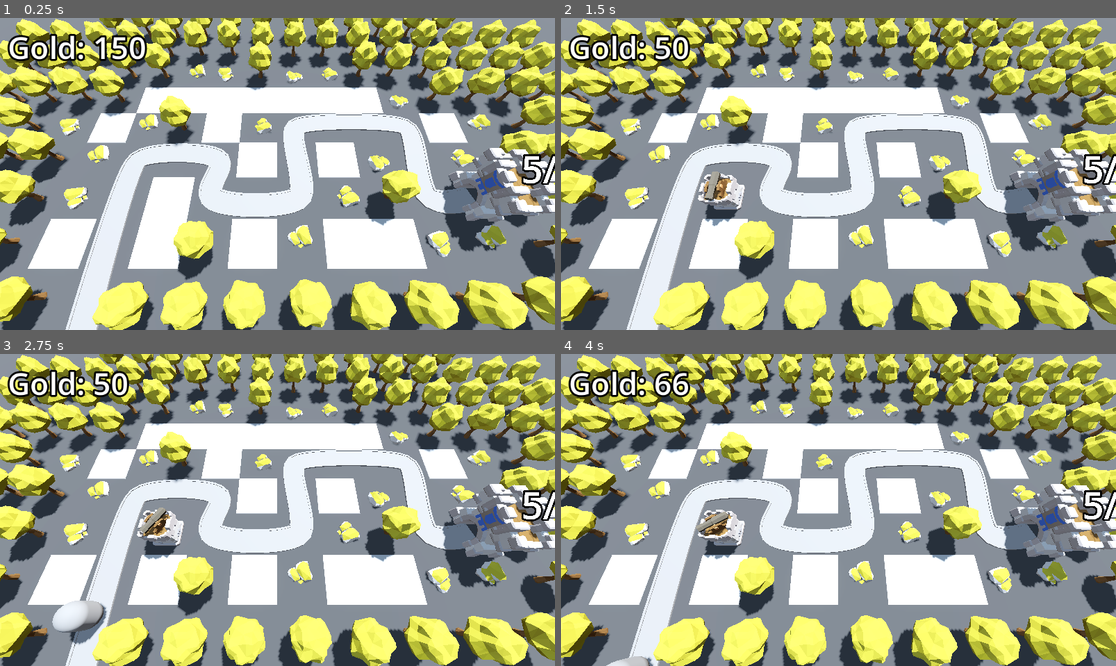
Above: before the commit, frames 1-4 (two rows, left to right).
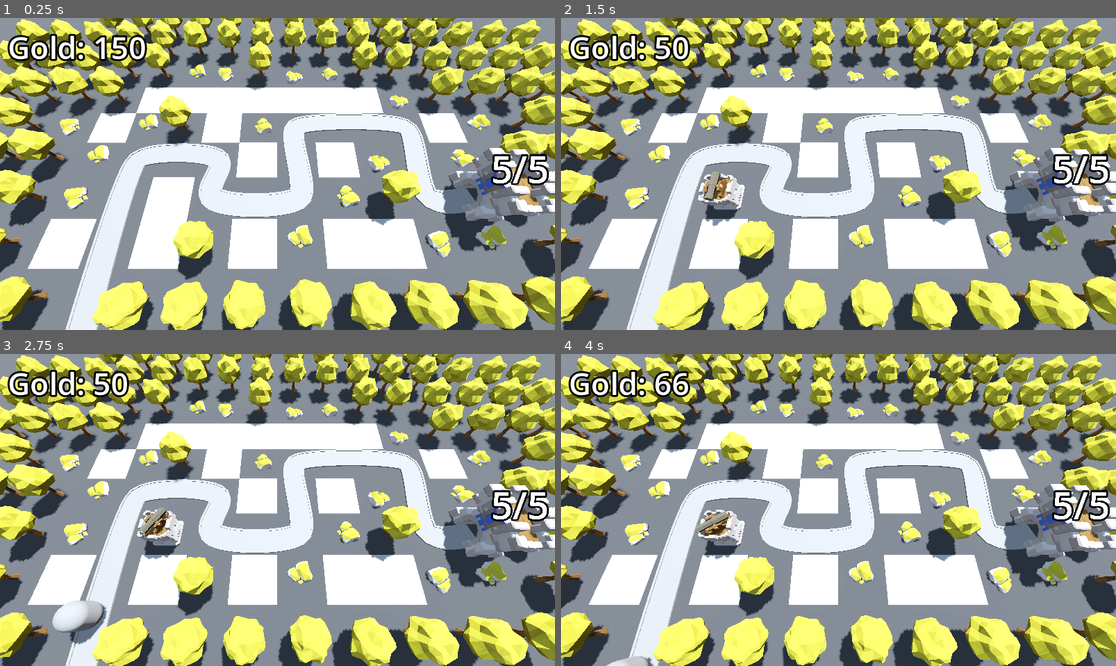
Above: after the commit, the same moments.

Repository: SugarF0x/barblast-3d
Game: Godot game, scene res://BaseLevel.tscn
The game is run twice, just before and just after one commit, with the same random seed, the same clock (stepped at 60 frames per second) and the same inputs.
Inputs (mouse positions are in pixels of both pictures, inside the frame that each line leads up to):
- Up to frame 1 (0.25 s): no input
- Up to frame 2 (1.5 s): tap Enter at 0.5 s; move the mouse to (960, 158) at 0.52 s; click (960, 158) at 0.6 s; tap Space at 1.25 s; move the mouse to (727, 189) at 1.27 s; click (727, 189) at 1.35 s
- Up to frame 3 (2.75 s): tap Enter at 2 s; move the mouse to (333, 441) at 2.02 s; click (333, 441) at 2.1 s
- Up to frame 4 (4 s): move the mouse to (810, 572) at 2.77 s; click (810, 572) at 2.85 s; move the mouse to (1005, 556) at 3.52 s; click (1005, 556) at 3.6 s

The runs differ from the first frame. In frame 1, 0.7% of the frame differs, in the area x 88-100%, y 43-54%; in frame 2, 0.7%; in frame 3, 0.7%; in frame 4, 0.7%.

Commit message:
move base label a bit

Diff:
--- a/Base/base.tscn
+++ b/Base/base.tscn
@@ -11,7 +11,7 @@
 max_health = 5
 
 [node name="HealthLabel" type="Label3D" parent="."]
-transform = Transform3D(1, 0, 0, 0, 1, 0, 0, 0, 1, 0, 6, 0)
+transform = Transform3D(1, 0, 0, 0, 1, 0, 0, 0, 1, 0, 6, 2)
 billboard = 1
 modulate = Color(0.886275, 0, 0.0196078, 1)
 text = "10"
